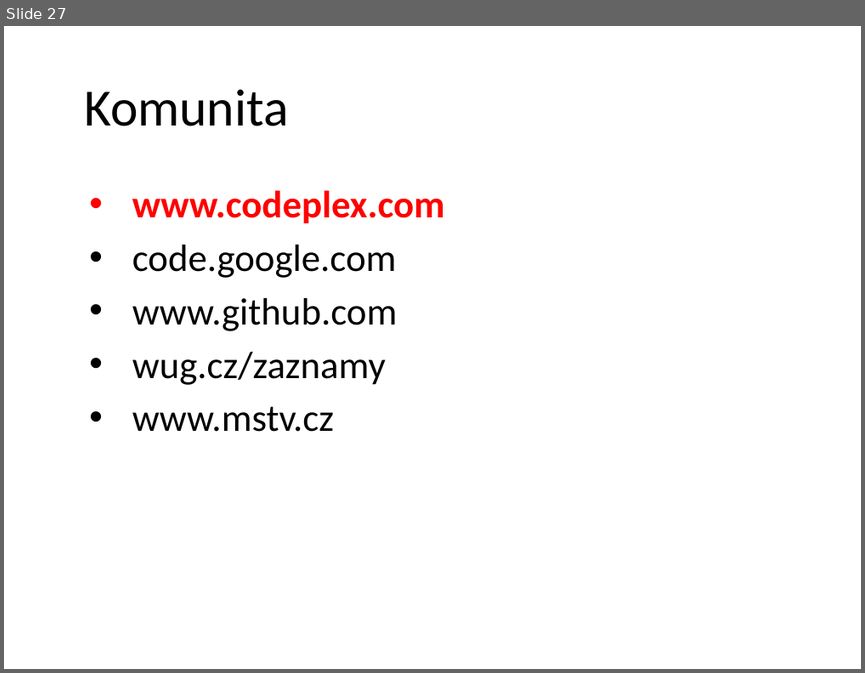
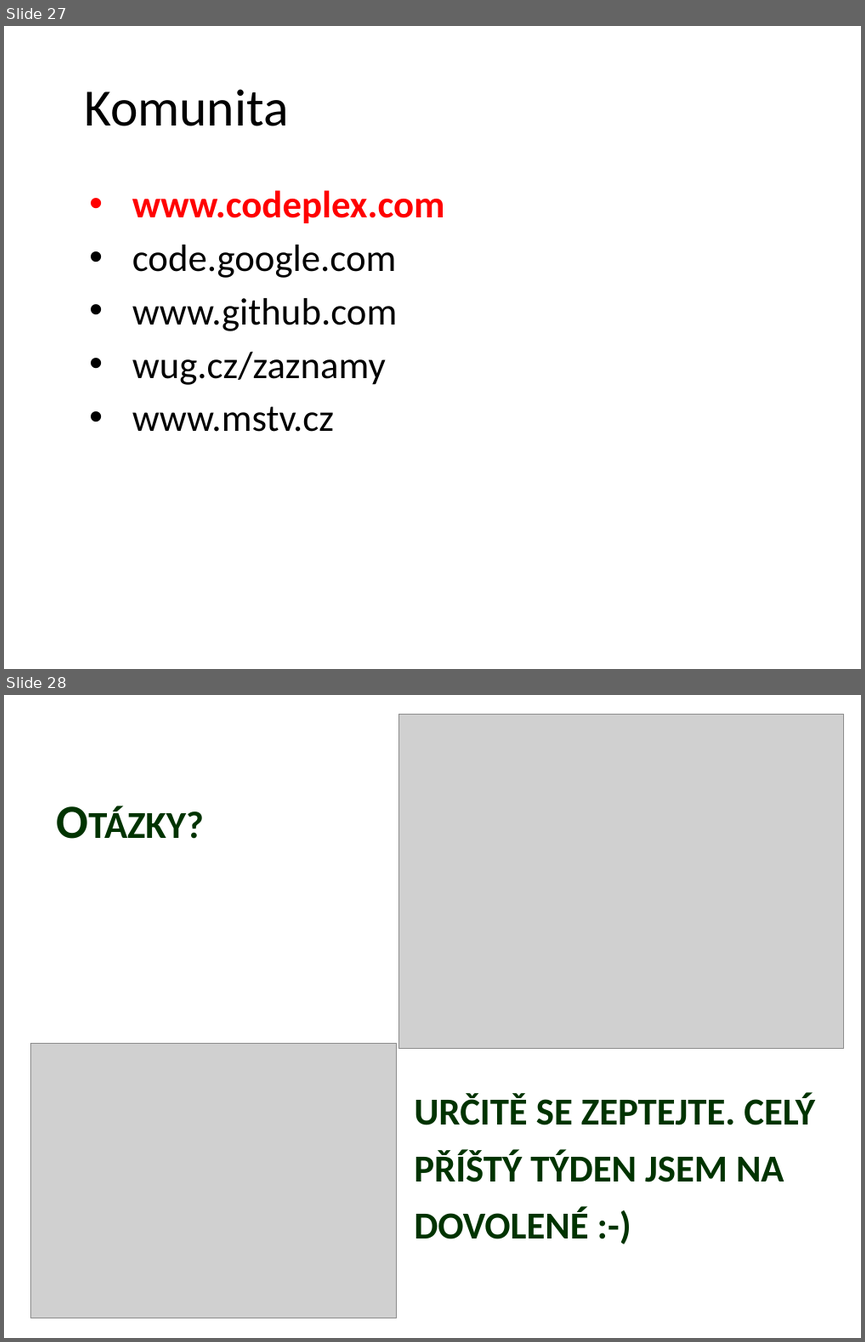
Before and after one commit to petrbalat/Skoleni-Csharp-NET, a slide deck: prezentace.pptx. Shown one above the other, each under a label of ours: slide 27 before the commit, slides 27 and 28 after it. The pictures are 865x673 and 865x1342 pixels, drawn with LibreOffice and Linux fonts; fonts in the diff are those of the drawing; grey boxes stand for pictures; background and template pictures are left out. Boxes give left, top, right and bottom in pixels: in the first picture for what was removed or moved away, otherwise in the second. Text is boxed around its words. In the diff, an @@ line names an element or a change of style, - is before the commit and + after.

```diff
--- a/prezentace.pptx
+++ b/prezentace.pptx
@@ slide 28 added at <box>4,695,861,1338</box>, background picture (left out) @@
@@ picture added at <box>399,715,844,1048</box> @@
@@ title added at <box>47,780,454,851</box>, 40 pt, text #003300, bold, small capitals @@
+Otázky?
@@ picture added at <box>30,1043,397,1317</box> @@
@@ text added at <box>414,1093,815,1239</box>, 40 pt, text #003300, bold, small capitals @@
+určitě se zeptejte. celý příštý týden jsem na dovolené :-)
```
Also in this commit, not shown: 2 slides changed, 1 slide removed.
